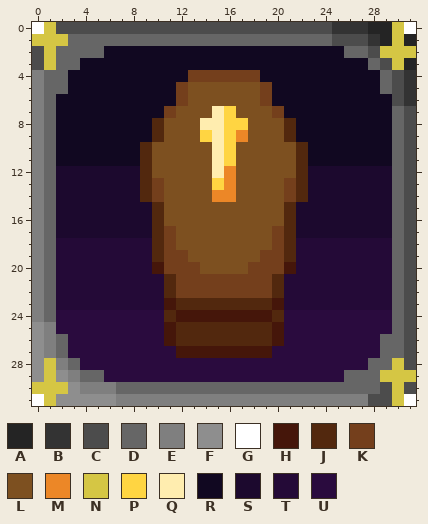
One commit to this pixel-art sprite: Resources/Textures/Interface/Actions/actions_vampire.rsi/deathsembrace.png. Above, as it was before the edit.
Rulers count pixels.
Palette (. is transparent): A #242424  B #333333  C #4c4c4c  D #666666  E #7f7f7f  F #8e8e8e  G #ffffff  H #45160a  J #52280e  K #743f1c  L #7d5020  M #ec8727  N #d5c644  P #ffd542  Q #ffedaf  R #110821  S #1c092e  T #240a37  U #2a0b3e
Pixels before, first column x 0:
 0 GNCCCCCCCCCCCCCCCCCCCCCCCBBBAANG
 1 NNNDDDDDDDDDDDDDDDDDDDDDDCCCBANA
 2 CNDDDDRRRRRRRRRRRRRRRRRRRRDDCNNN
 3 CNDDRRRRRRRRRRRRRRRRRRRRRRRRDCNA
 4 EDDRRRRRRRRRRKKKKKKRRRRRRRRRRDCB
 5 EDDRRRRRRRRRKLLLLLLKRRRRRRRRRDCB
 6 EDRRRRRRRRRRKLLLLLLKRRRRRRRRRRCB
 7 EDRRRRRRRRRKLLLQPLLLKRRRRRRRRRDC
 8 EDRRRRRRRRJLLLQQPPLLLJRRRRRRRRDC
 9 EDRRRRRRRRJLLLPQPMLLLJRRRRRRRRDC
10 EDRRRRRRRJLLLLLQPLLLLLJRRRRRRRDC
11 EDRRRRRRRJLLLLLQPLLLLLJRRRRRRRDC
12 EDSSSSSSSJLLLLLQMLLLLLJSSSSSSSDC
13 EDSSSSSSSJKLLLLPMLLLLKJSSSSSSSDC
14 EDSSSSSSSJKLLLLMMLLLLKJSSSSSSSDC
15 EDSSSSSSSSJLLLLLLLLLLJSSSSSSSSDC
16 EDSSSSSSSSJLLLLLLLLLLJSSSSSSSSDC
17 EDSSSSSSSSJKLLLLLLLLKJSSSSSSSSDC
18 EDTTTTTTTTJKLLLLLLLLKJTTTTTTTTDC
19 EDTTTTTTTTJKKLLLLLLKKJTTTTTTTTDC
20 EDTTTTTTTTHKKKLLLLKKKHTTTTTTTTDC
21 EDTTTTTTTTTJKKKKKKKKJTTTTTTTTTDC
22 EDTTTTTTTTTJKKKKKKKKJTTTTTTTTTDC
23 EDTTTTTTTTTHJJJJJJJJHTTTTTTTTTDC
24 EDUUUUUUUUUJHHHHHHHHJUUUUUUUUUDC
25 FEUUUUUUUUUHJJJJJJJJHUUUUUUUUUDC
26 FEDUUUUUUUUHJJJJJJJJHUUUUUUUUDDC
27 FEDUUUUUUUUUHHHHHHHHUUUUUUUUUDDC
28 FNEDUUUUUUUUUUUUUUUUUUUUUUUUDDNC
29 FNFEDDUUUUUUUUUUUUUUUUUUUUDDDNNN
30 NNNFEEEDDDDDDDDDDDDDDDDDDDDDDCNC
31 GNFFFFFEEEEEEEEEEEEEEEEEEEEECCNG
After the commit:
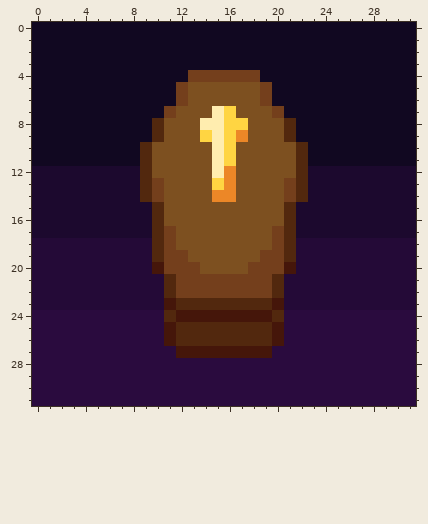
Diff:
file 32x32 -> 64x64 pixels (blocks of 1x1 -> 2x2; one block is one cell here)
Colour R replaces colour A in row 0 at x 28 to 29; in row 1 at x 29 and 31; in row 3 at x 31.
Colour R replaces colour B in row 0 at x 25 to 27; in row 1 at x 28; in rows 4 to 6 at x 31.
Colour R replaces colour C in row 0 at x 2 to 24; in row 1 at x 25 to 27; in row 2 at x 0 and 28; in row 3 at x 0 and 29; in rows 4 to 6 at x 30; in rows 7 to 11 at x 31.
Colour R replaces colour D in row 1 at x 3 to 24; in row 2 at x 2 to 5 and 26 to 27; in row 3 at x 2 to 3 and 28; in rows 4 to 5 at x 1 to 2 and 29; in row 6 at x 1; in rows 7 to 11 at x 1 and 30.
Colour R replaces colour E in rows 4 to 11 at x 0.
Colour R replaces colour G in row 0 at x 0 and 31.
Colour R replaces colour N in row 0 at x 1 and 30; in row 1 at x 0 to 2 and 30; in row 2 at x 1 and 29 to 31; in row 3 at x 1 and 30.
Colour S replaces colour C in rows 12 to 17 at x 31.
Colour S replaces colour D in rows 12 to 17 at x 1 and 30.
Colour S replaces colour E in rows 12 to 17 at x 0.
Colour T replaces colour C in rows 18 to 23 at x 31.
Colour T replaces colour D in rows 18 to 23 at x 1 and 30.
Colour T replaces colour E in rows 18 to 23 at x 0.
Colour U replaces colour C in rows 24 to 28 at x 31; in row 30 at x 29 and 31; in row 31 at x 28 to 29.
Colour U replaces colour D in row 24 at x 1 and 30; in row 25 at x 30; in rows 26 to 27 at x 2 and 29 to 30; in row 28 at x 3 and 28 to 29; in row 29 at x 4 to 5 and 26 to 28; in row 30 at x 7 to 28.
Colour U replaces colour E in row 24 at x 0; in rows 25 to 27 at x 1; in row 28 at x 2; in row 29 at x 3; in row 30 at x 4 to 6; in row 31 at x 7 to 27.
Colour U replaces colour F in rows 25 to 28 at x 0; in row 29 at x 0 and 2; in row 30 at x 3; in row 31 at x 2 to 6.
Colour U replaces colour G in row 31 at x 0 and 31.
Colour U replaces colour N in row 28 at x 1 and 30; in row 29 at x 1 and 29 to 31; in row 30 at x 0 to 2 and 30; in row 31 at x 1 and 30.
